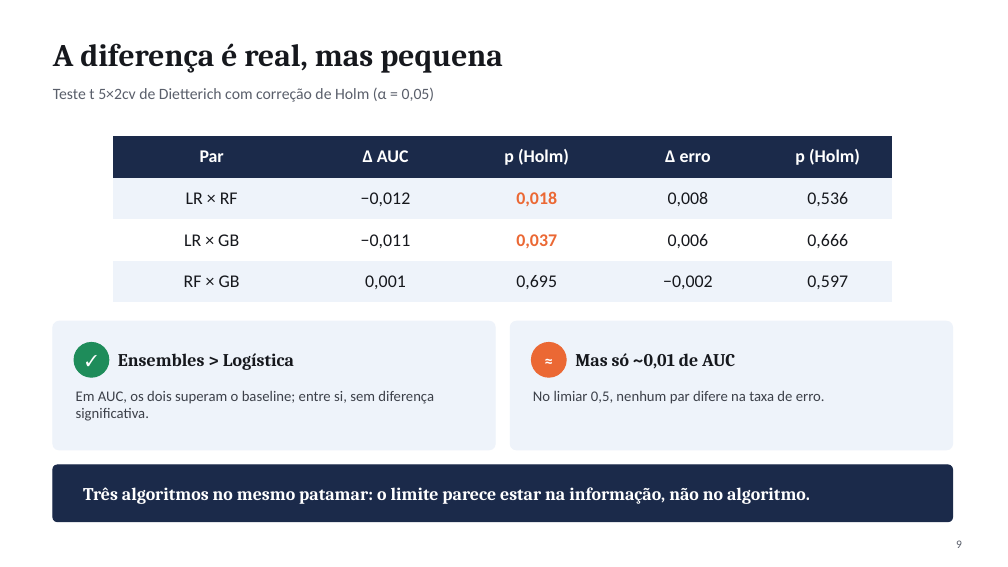
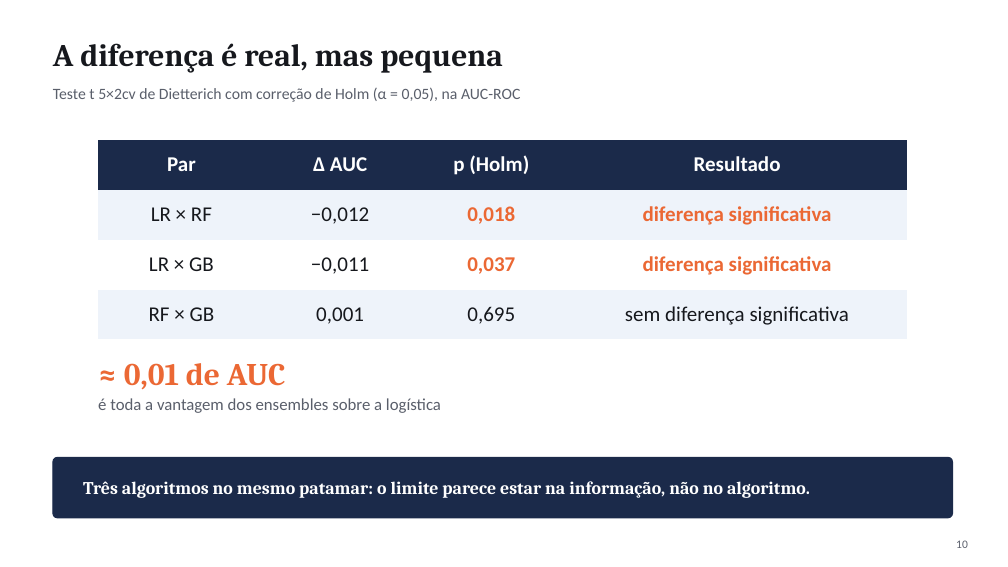
Before and after one commit to Murilo-Uchoa/mineracao-triagem-cardiopatia, a slide deck: slide 10 of slides/Apresentacao_A2.pptx (slide 9 before the commit). Drawn at 1008x567 pixels with LibreOffice and Linux fonts; fonts in the diff are those of the drawing. Boxes give left, top, right and bottom in pixels: in the first picture for what was removed or moved away, otherwise in the second. Text is boxed around its words. In the diff, an @@ line names an element or a change of style, - is before the commit and + after.

```diff
--- a/slides/Apresentacao_A2.pptx
+++ b/slides/Apresentacao_A2.pptx
@@ text at (53, 87, 520, 102): text changed @@
-Teste t 5×2cv de Dietterich com correção de Holm (α = 0,05)
+Teste t 5×2cv de Dietterich com correção de Holm (α = 0,05), na AUC-ROC
@@ table at (98, 140, 907, 329) @@
-column 4: Δ erro | 0,008 | 0,006 | −0,002
-column 5: p (Holm) | 0,536 | 0,666 | 0,597
+column 4: Resultado | diferença significativa | diferença significativa | sem diferença significativa
@@ table: place and size @@
-table at (113, 136, 892, 293)
+table at (98, 140, 907, 329)
@@ rounded rectangle removed at (53, 321, 495, 450) @@
@@ rounded rectangle removed at (510, 321, 953, 450) @@
@@ ellipse removed at (74, 343, 109, 377) @@
@@ text removed at (74, 343, 109, 377) @@
-✓
@@ text removed at (118, 353, 294, 370) @@
-Ensembles > Logística
@@ ellipse removed at (532, 343, 566, 377) @@
@@ text removed at (532, 343, 566, 377) @@
-≈
@@ text at (124, 363, 285, 389): text changed; size 17 to 30 pt; text colour #16181D to #EB6834 @@
-Mas só ~0,01 de AUC
+≈ 0,01 de AUC
@@ text removed at (76, 391, 434, 421) @@
-Em AUC, os dois superam o baseline; entre si, sem diferença significativa.
@@ text added at (98, 398, 441, 413), 16 pt, text #5A5F6B @@
+é toda a vantagem dos ensembles sobre a logística
@@ text removed at (533, 391, 825, 404) @@
-No limiar 0,5, nenhum par difere na taxa de erro.
@@ rounded rectangle: place and size @@
-rounded rectangle at (53, 465, 953, 522)
+rounded rectangle at (53, 457, 953, 518)
@@ rounded rectangle at (53, 457, 953, 518): proportions changed @@
@@ text "Três algoritmos no mesmo patamar: ...": place and size @@
-text "Três algoritmos no mesmo patamar: ..." at (83, 487, 810, 504)
+text "Três algoritmos no mesmo patamar: ..." at (83, 481, 810, 498)
@@ page number at (956, 540, 968, 548): text changed @@
-9
+10
```
Also in this commit, not shown: 9 other slides changed, 3 slides added, 2 slides removed, 3 other files.
